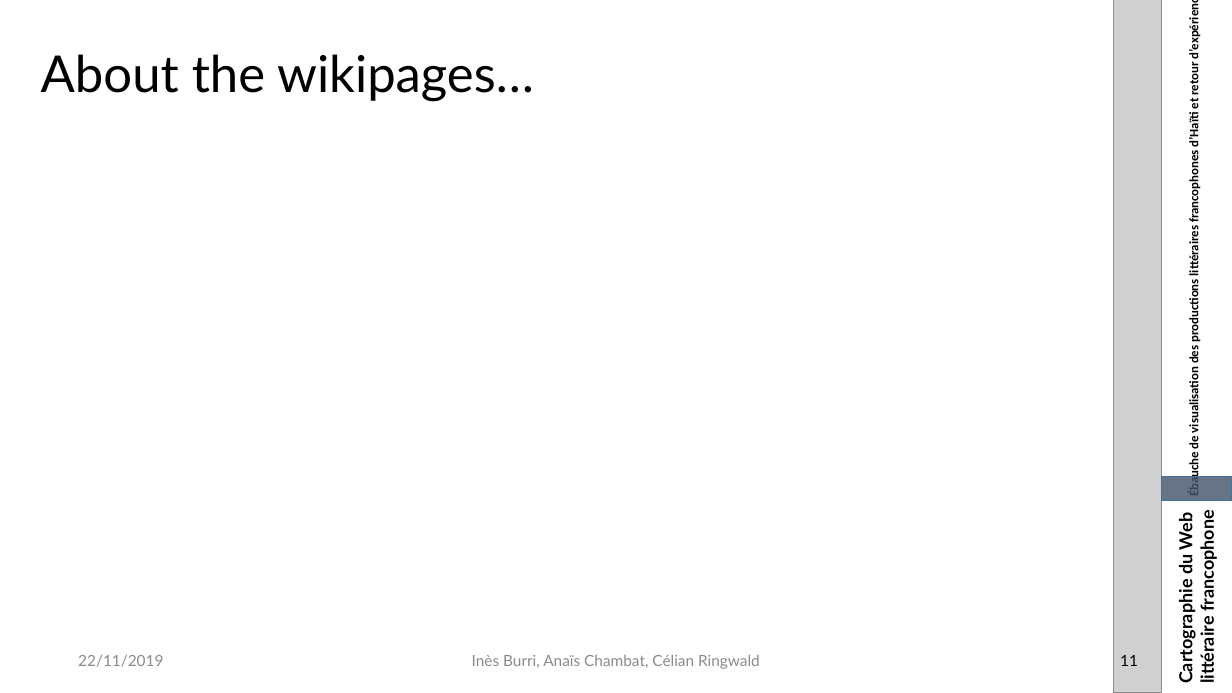
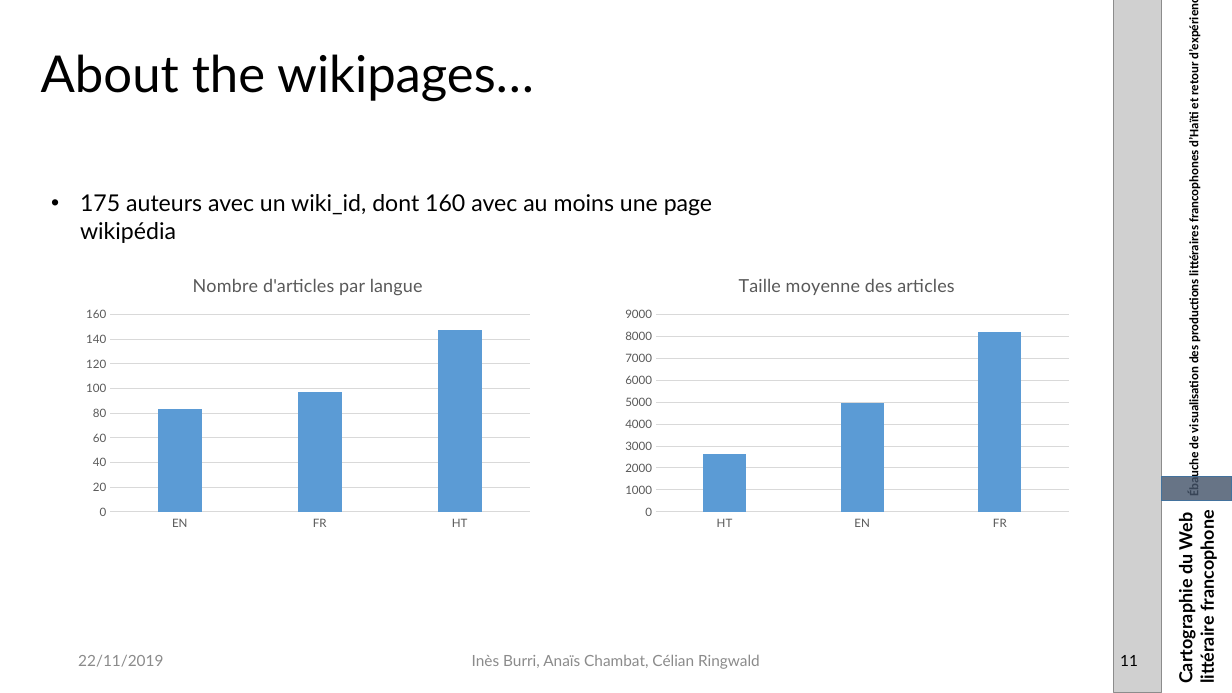
Before and after one commit to datalogism/lifranum-carto, a slide deck: slide 11 of livrables/CartoWeb_Openrefine.pptx. Drawn at 1232x693 pixels with LibreOffice and Linux fonts; fonts in the diff are those of the drawing; grey boxes stand for pictures. Boxes give left, top, right and bottom in pixels: in the first picture for what was removed or moved away, otherwise in the second. Text is boxed around its words. In the diff, an @@ line names an element or a change of style, - is before the commit and + after.

Commit message:
add wiki stats

```diff
--- a/livrables/CartoWeb_Openrefine.pptx
+++ b/livrables/CartoWeb_Openrefine.pptx
@@ text added at <box>80,194,712,243</box>, 18 pt, text #000000 @@
+• 175 auteurs avec un wiki_id, dont 160 avec au moins une page wikipédia
@@ column chart added at <box>77,259,539,536</box> @@
+title "Nombre d'articles par langue "
+categories: EN, FR, HT
+Series 1: 83, 97, 147
@@ column chart added at <box>616,259,1079,536</box> @@
+title "Taille moyenne des articles"
+categories: HT, EN, FR
+Taille moyenne des articles: 2600, 4900, 8200
```
Also in this commit, not shown: 1 other slide changed, 2 other files.
